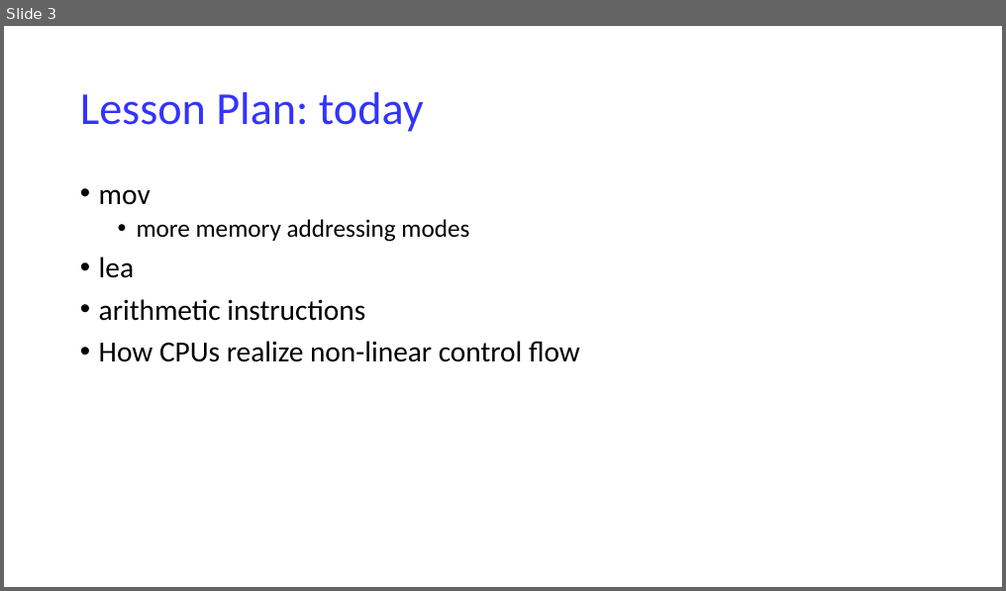
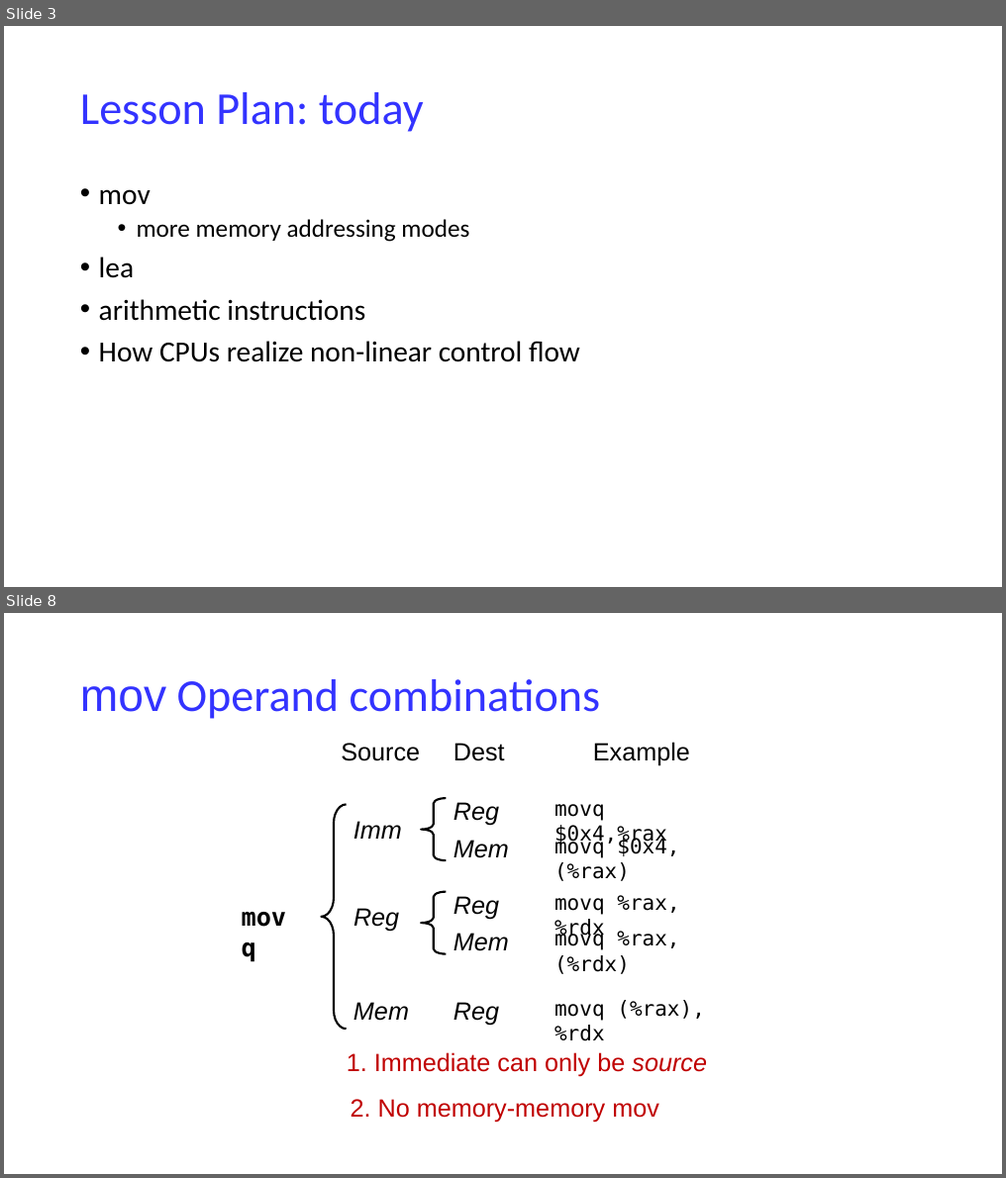
Before and after one commit to NYU-CSO/nyu-cso.github.io, a slide deck: notes/07-Machine_Basics_cont.pptx. Shown one above the other, each under a label of ours: slide 3 before the commit, slides 3 and 8 after it; the slides between them are not shown. The pictures are 1006x591 and 1006x1178 pixels, drawn with LibreOffice and Linux fonts; fonts in the diff are those of the drawing. Boxes give left, top, right and bottom in pixels: in the first picture for what was removed or moved away, otherwise in the second. Text is boxed around its words. In the diff, an @@ line names an element or a change of style, - is before the commit and + after.

```diff
--- a/notes/07-Machine_Basics_cont.pptx
+++ b/notes/07-Machine_Basics_cont.pptx
@@ slide 8 added at [4, 613, 1002, 1174], background #FFFFFF @@
@@ title added at [80, 679, 601, 719], 44 pt, text #3333FF @@
+mov Operand combinations
@@ group added at [234, 742, 705, 1042]: 17 texts, 3 left braces @@
+movq
+Imm
+Reg
+Mem
+Reg
+Mem
+Reg
+Mem
+Reg
+Source
+Dest
+movq $0x4,%rax
+movq $0x4,(%rax)
+movq %rax,%rdx
+movq %rax,(%rdx)
+movq (%rax),%rdx
+Example
@@ text added at [347, 1053, 707, 1077], 24 pt, text #C00000 @@
+1. Immediate can only be source
@@ text added at [350, 1099, 659, 1122], 24 pt, text #C00000 @@
+2. No memory-memory mov
```
Also in this commit, not shown: 17 slides changed, 21 other slides added, 3 other files.
